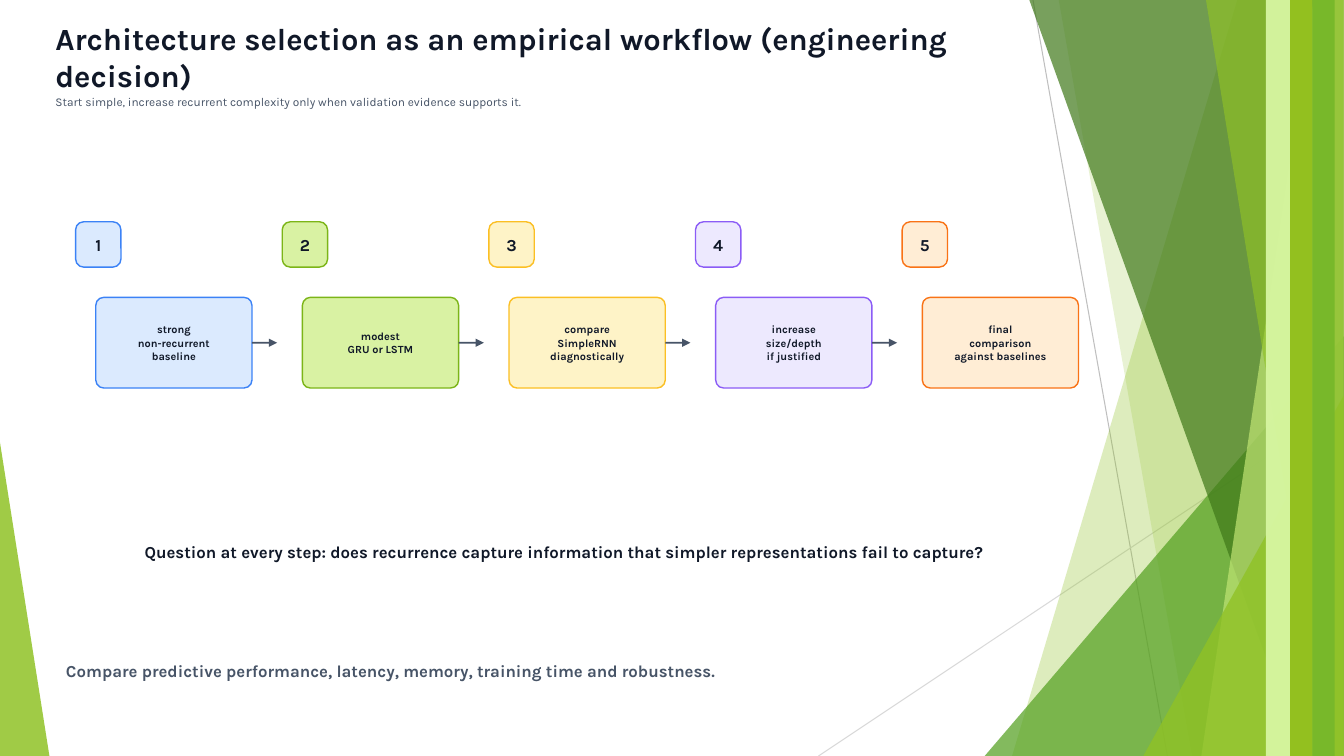
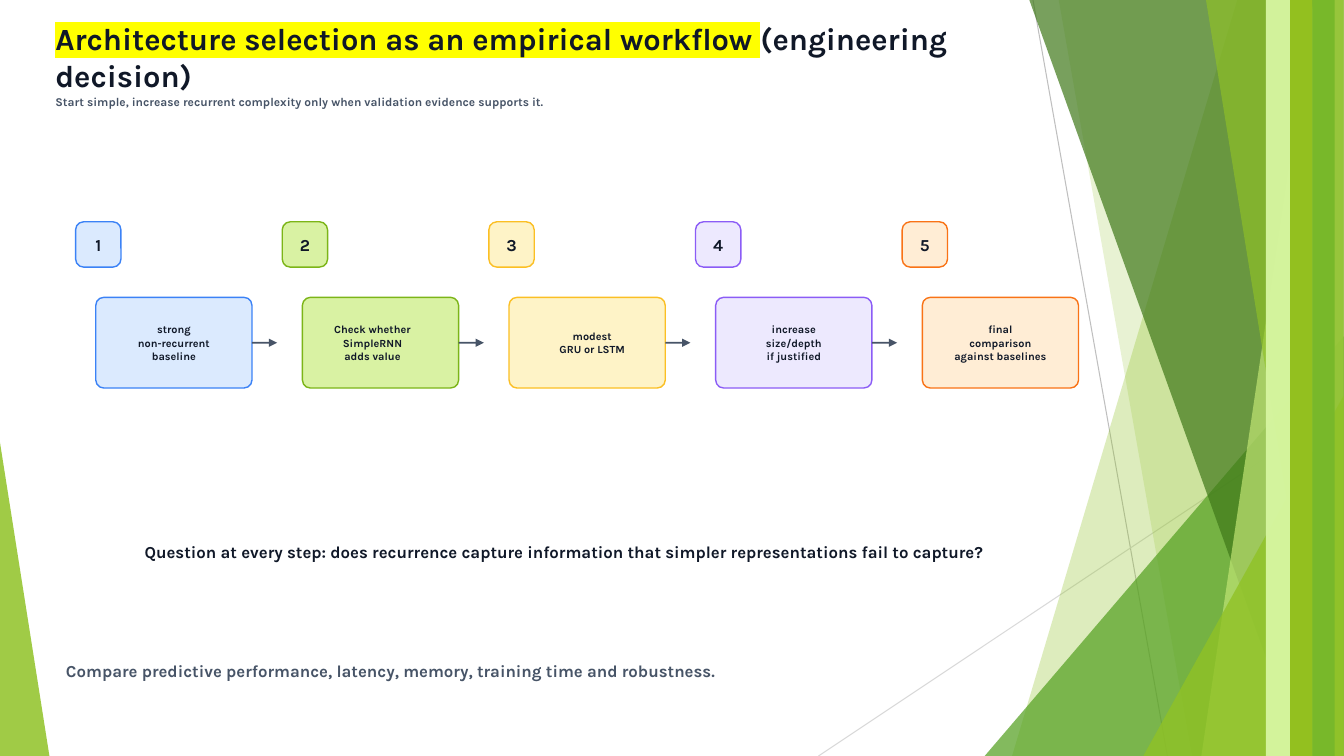
Before and after one commit to FranzGH/timeseries, a slide deck: slide 222 of Slides/04 Recurrent NNs.pptx (slide 223 before the commit). Drawn at 1344x756 pixels with LibreOffice and Linux fonts; fonts in the diff are those of the drawing. Boxes give left, top, right and bottom in pixels: in the first picture for what was removed or moved away, otherwise in the second. Text is boxed around its words. In the diff, an @@ line names an element or a change of style, - is before the commit and + after.

Commit message:
Recurrent

```diff
--- a/Slides/04 Recurrent NNs.pptx
+++ b/Slides/04 Recurrent NNs.pptx
@@ text "Architecture selection as an empirical ..." at box(55, 27, 947, 91): highlight none to #FFFF00 in "Architecture selection as an empirical workflow" @@
@@ text "Start simple, increase recurrent complexity ..." at box(55, 97, 543, 109): bold on @@
@@ text "Check whether": place and size @@
-text "Check whether" at box(550, 327, 624, 363)
+text "Check whether" at box(334, 325, 411, 360)
@@ text at box(334, 325, 411, 333): text changed @@
-compare
+Check whether
@@ text "modest": place and size @@
-text "modest" at box(348, 332, 414, 353)
+text "modest" at box(559, 332, 625, 353)
@@ text at box(344, 352, 401, 360): text changed @@
-diagnostically
+adds value
```
Also in this commit, not shown: 130 other slides changed, 1 slide removed.
